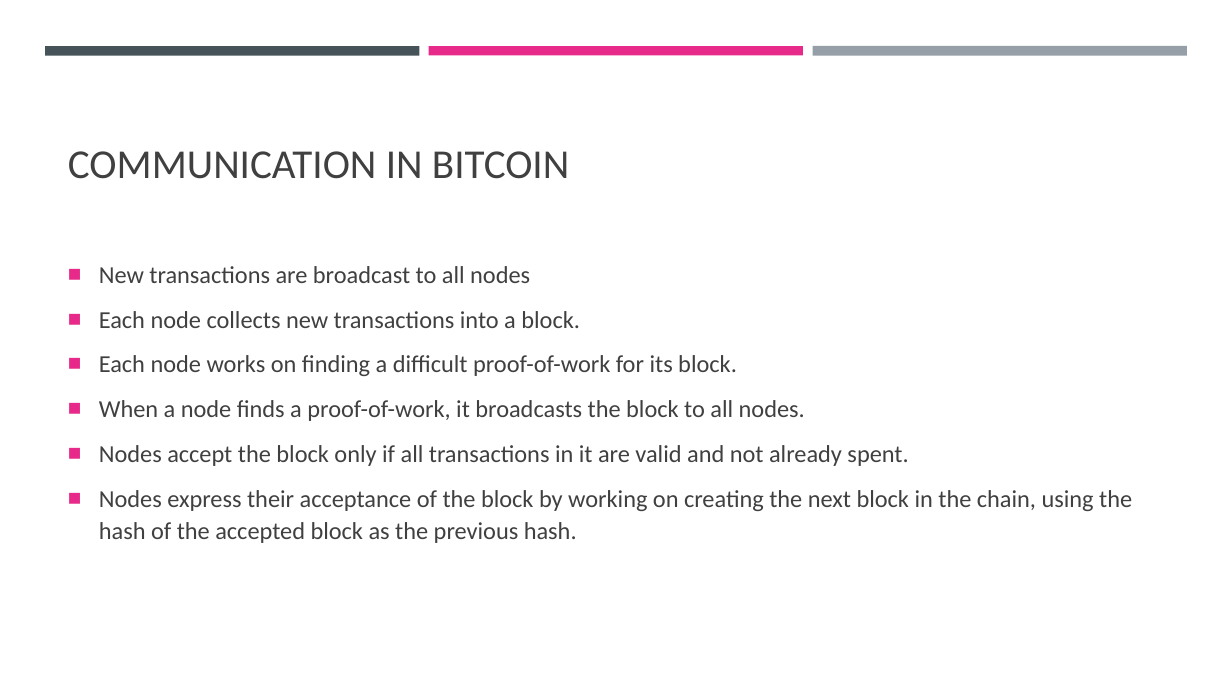
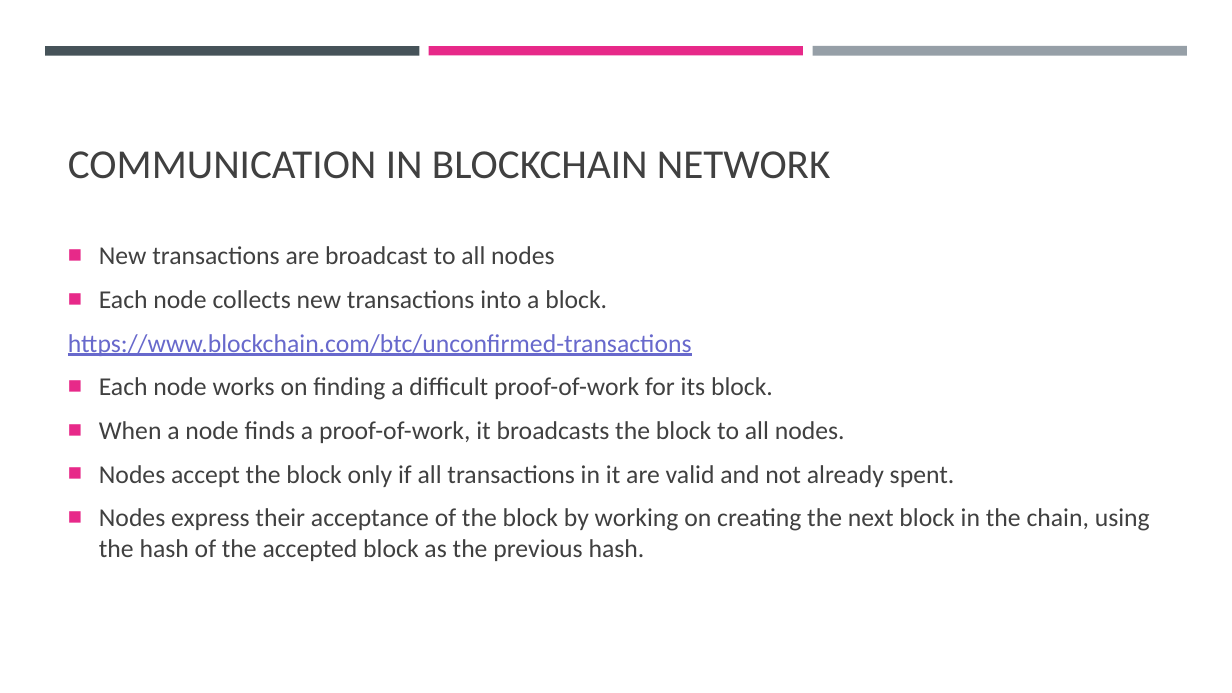
Before and after one commit to cyoni/bitcoin, a slide deck: slide 18 of bitcoin.pptx (slide 12 before the commit). Drawn at 1232x693 pixels with LibreOffice and Linux fonts; fonts in the diff are those of the drawing. Boxes give left, top, right and bottom in pixels: in the first picture for what was removed or moved away, otherwise in the second. Text is boxed around its words. In the diff, an @@ line names an element or a change of style, - is before the commit and + after.

```diff
--- a/bitcoin.pptx
+++ b/bitcoin.pptx
@@ title at (68,151,830,179): text changed @@
-COMMUNICATION IN BITCOIN
+COMMUNICATION IN BLOCKCHAIN NETWORK
@@ text at (99,246,1150,561): size 19 to 20 pt in "New transactions are broadcast to all nodes", "Each node collects new transactions into a ...", "Each node works on finding a difficult ...", "When a node finds a proof-of-work, it ..." and 2 more places; line spacing 1.1 to 1 @@
@@ text at (68,334,692,356): paragraph added @@
+https://www.blockchain.com/btc/unconfirmed-transactions
```
Also in this commit, not shown: 25 other slides changed, 24 slides added, 3 slides removed.
